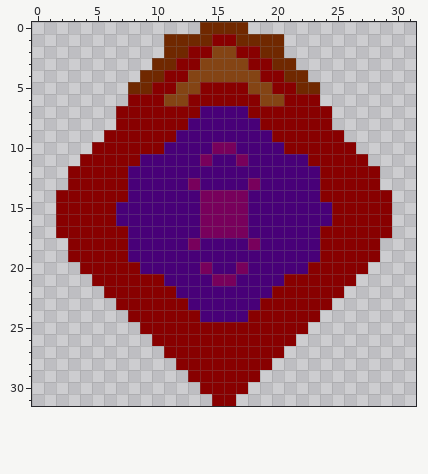
File history of a pixel-art file, Pixel Art/BasicEnemy.aseprite. The first picture shows the starting point.
32x32 pixels, 1 frame.
And afterwards:
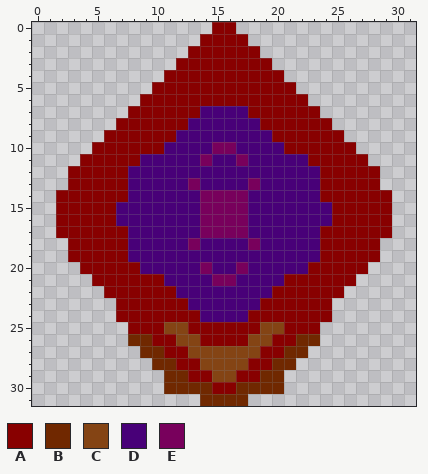
Palette (. is transparent): A #880000  B #702800  C #844414  D #480078  E #78005c
Change:
Colour A is added in row 24 at x 7 and 24; in row 25 at x 8 and 23.
Colour A replaces colour B in row 0 at x 15 to 16; in row 1 at x 14 and 17.
Colour A replaces colour C in row 2 at x 15 to 16; in row 3 at x 14 to 17; in row 4 at x 13 to 18; in row 5 at x 12 to 13 and 18 to 19; in row 6 at x 11 to 12 and 19 to 20.
Colour B is added in row 26 at x 8 to 9 and 22 to 23; in row 27 at x 9 to 10 and 21 to 22; in row 28 at x 10 to 11 and 20 to 21; in row 29 at x 11 to 12 and 19 to 20; in row 30 at x 11 to 13 and 18 to 20; in row 31 at x 14 and 17.
Colour B replaces colour A in row 30 at x 14 and 17; in row 31 at x 15 to 16.
Colour C replaces colour A in row 25 at x 11 to 12 and 19 to 20; in row 26 at x 12 to 13 and 18 to 19; in row 27 at x 13 to 18; in row 28 at x 14 to 17; in row 29 at x 15 to 16.
The edit erases colour A in row 6 at x 8 and 23; in row 7 at x 7 and 24.
The edit erases colour B in row 0 at x 14 and 17; in row 1 at x 11 to 13 and 18 to 20; in row 2 at x 11 to 12 and 19 to 20; in row 3 at x 10 to 11 and 20 to 21; in row 4 at x 9 to 10 and 21 to 22; in row 5 at x 8 to 9 and 22 to 23.
Changed places in both pictures, as pixel boxes (x1, y1, x2, y2):
changed: (116, 22, 332, 118)
changed: (116, 310, 332, 406)
